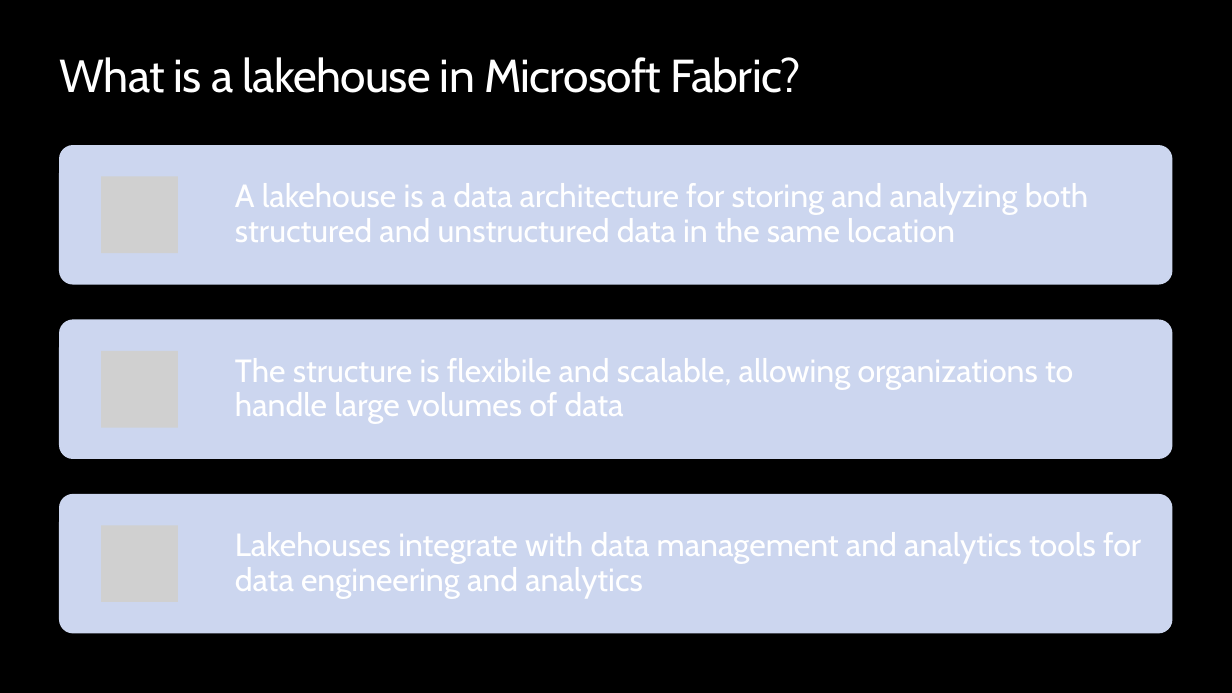
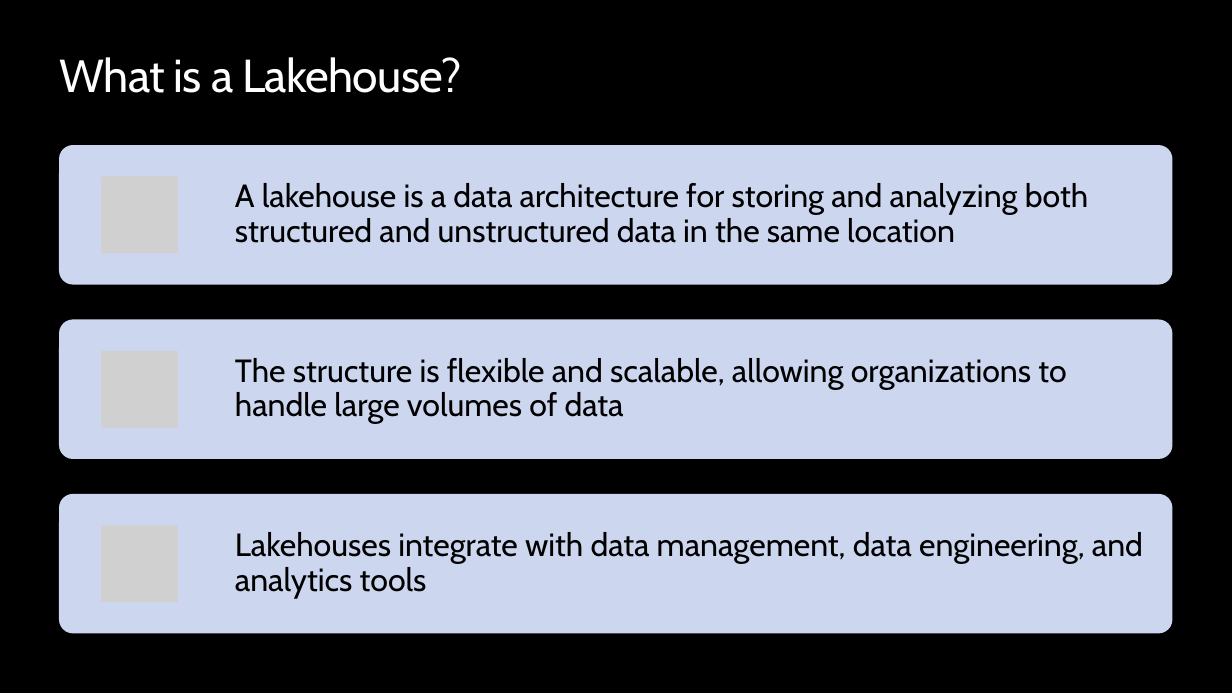
Before and after one commit to opsgility/fabric, a slide deck: slide 2 of slides/Dantoni-Opsgility-MSFabric-Module4.pptx (slide 5 before the commit). Drawn at 1232x693 pixels with LibreOffice and Linux fonts; fonts in the diff are those of the drawing; grey boxes stand for pictures; background and template pictures are left out. Boxes give left, top, right and bottom in pixels: in the first picture for what was removed or moved away, otherwise in the second. Text is boxed around its words. In the diff, an @@ line names an element or a change of style, - is before the commit and + after.

```diff
--- a/slides/Dantoni-Opsgility-MSFabric-Module4.pptx
+++ b/slides/Dantoni-Opsgility-MSFabric-Module4.pptx
@@ title at <box>59,57,461,93</box>: text changed @@
-What is a lakehouse in Microsoft Fabric?
+What is a Lakehouse?
@@ text "A lakehouse is a data ..." at <box>235,183,1088,243</box>: text colour #FFFFFF to #000000 @@
@@ text at <box>235,358,1066,424</box>: text changed; text colour #FFFFFF to #000000 @@
-The structure is flexibile and scalable, allowing organizations to handle large volumes of data
+The structure is flexible and scalable, allowing organizations to handle large volumes of data
@@ text at <box>235,532,1143,598</box>: text changed; text colour #FFFFFF to #000000 @@
-Lakehouses integrate with data management and analytics tools for data engineering and analytics
+Lakehouses integrate with data management, data engineering, and analytics tools
```
Also in this commit, not shown: 2 other slides changed, 8 slides added, 2 slides removed, 4 other files.
